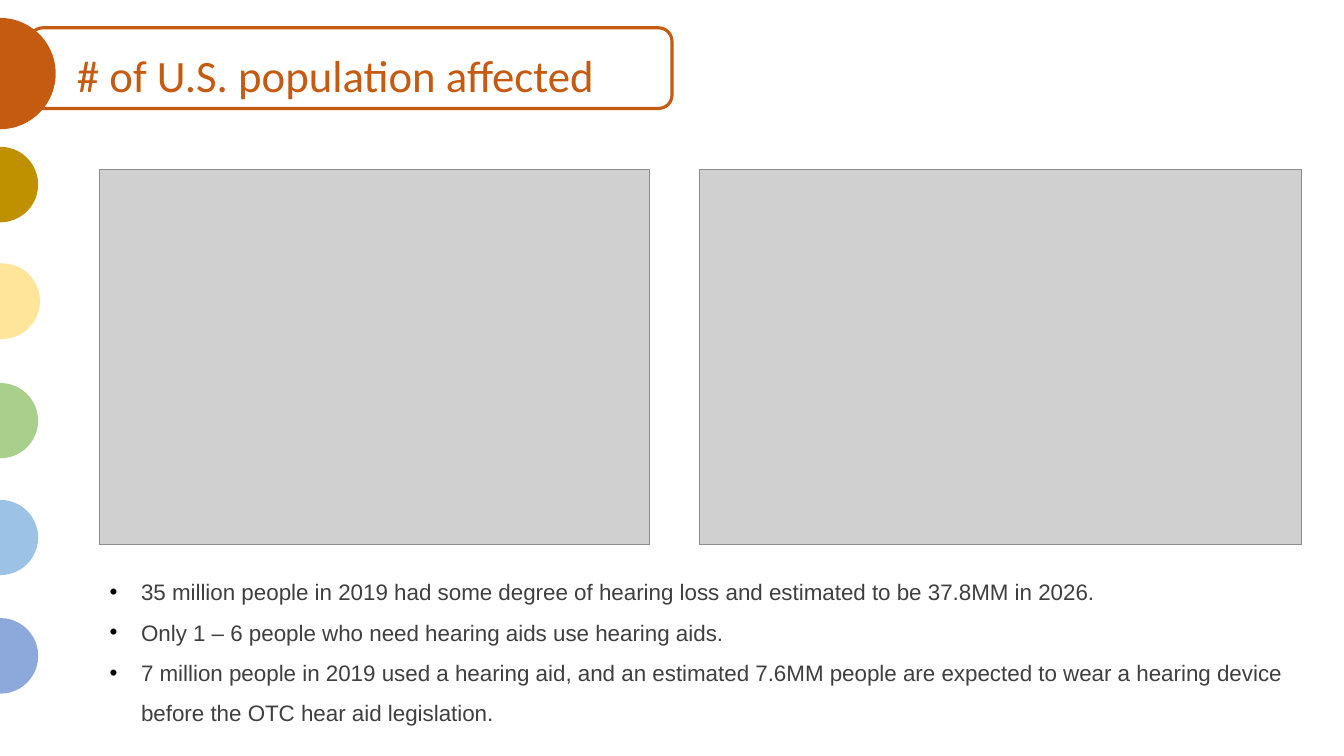
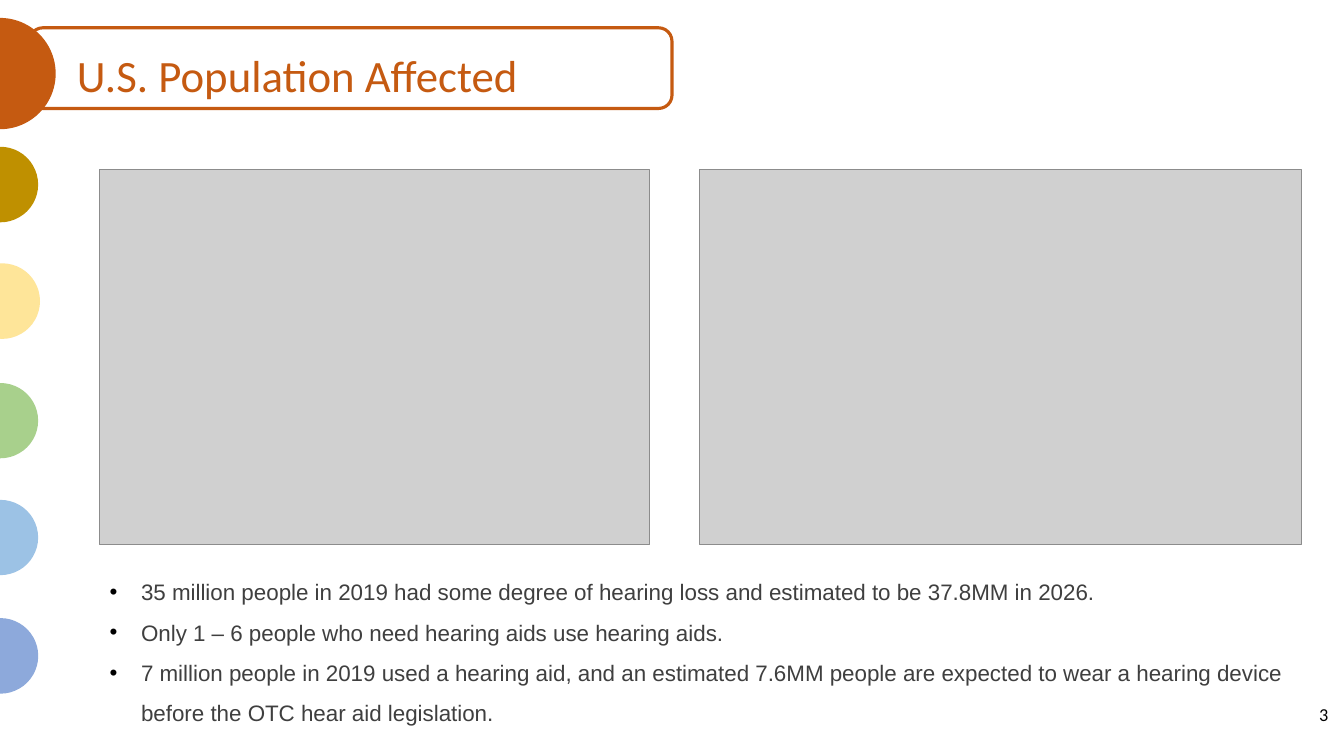
Before and after one commit to JaxWil24/Hearing_Aid_Accessibility, a slide deck: slide 3 of Presentation/FP_Powerpoint.pptx (slide 4 before the commit). Drawn at 1344x756 pixels with LibreOffice and Linux fonts; fonts in the diff are those of the drawing; grey boxes stand for pictures. Boxes give left, top, right and bottom in pixels: in the first picture for what was removed or moved away, otherwise in the second. Text is boxed around its words. In the diff, an @@ line names an element or a change of style, - is before the commit and + after.

```diff
--- a/Presentation/FP_Powerpoint.pptx
+++ b/Presentation/FP_Powerpoint.pptx
@@ text at (77, 61, 517, 100): text changed @@
-# of U.S. population affected
+U.S. Population Affected
@@ page number added at (1319, 709, 1328, 721), 13 pt, text #000000 @@
+3
```
Also in this commit, not shown: 14 other slides changed, 1 slide removed.
